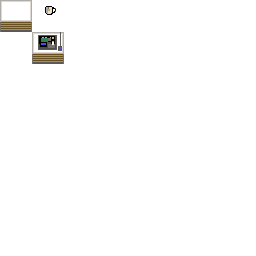
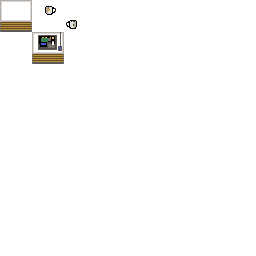
Layer changes from the first w=256, h=256 image to the second:
painted on "Ebene" over (66, 20, 77, 29)
